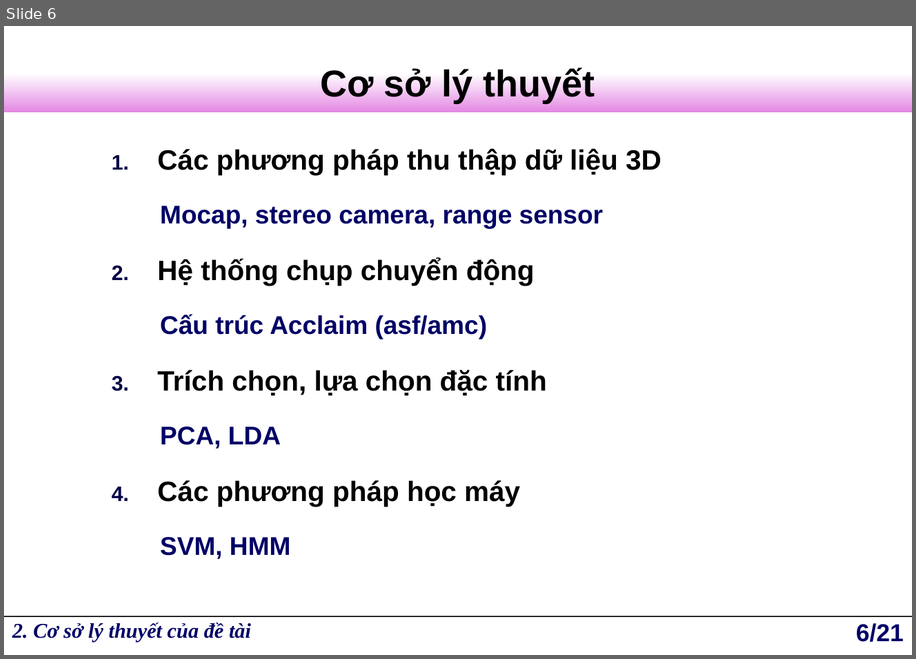
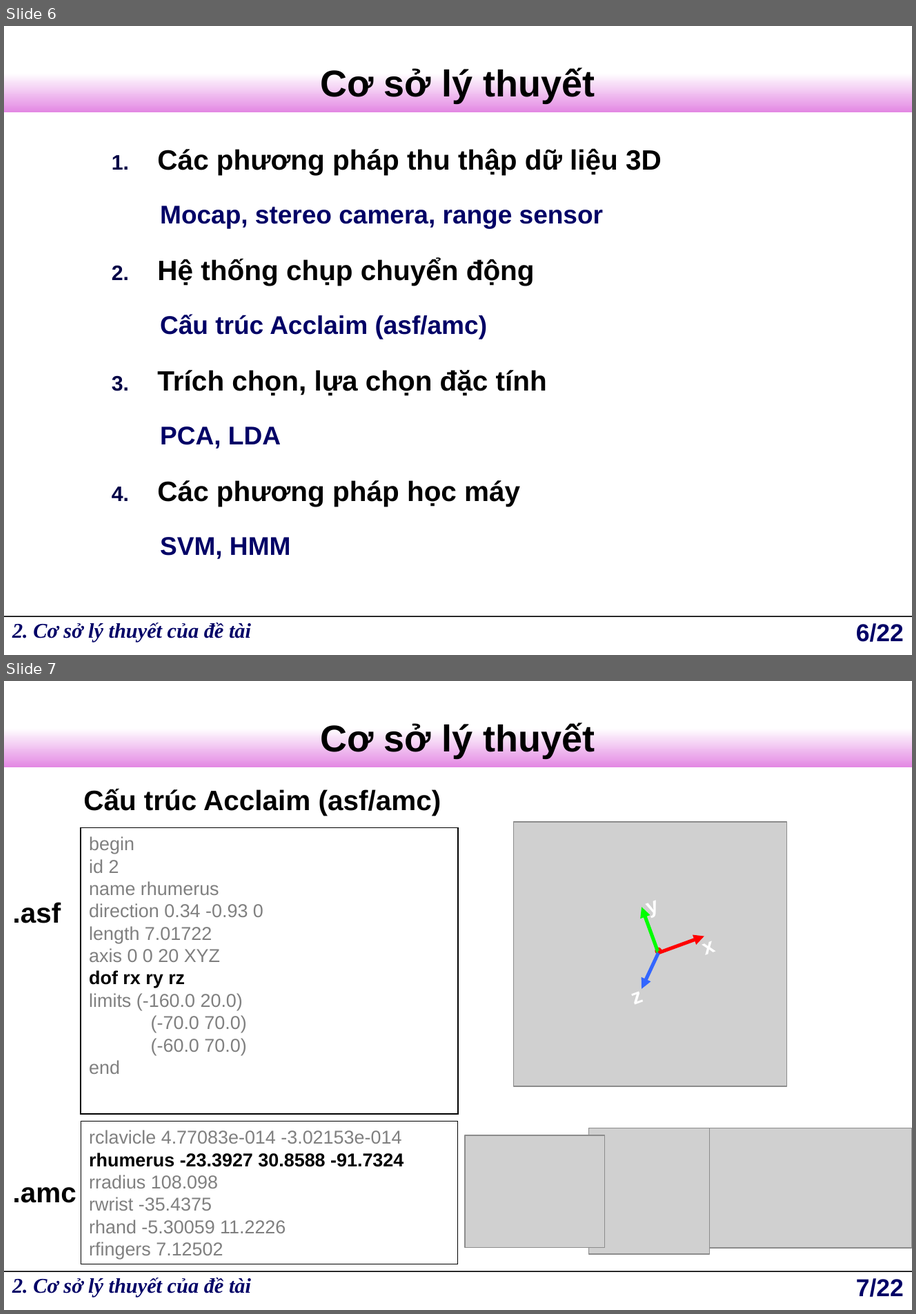
Before and after one commit to darian68/lv, a slide deck: Bao_Cao_Luan_Van.ppt. Shown one above the other, each under a label of ours: slide 6 before the commit, slides 6 and 7 after it. The pictures are 916x659 and 916x1314 pixels, drawn with LibreOffice and Linux fonts; fonts in the diff are those of the drawing; grey boxes stand for pictures; background and template pictures are left out. Boxes give left, top, right and bottom in pixels: in the first picture for what was removed or moved away, otherwise in the second. Text is boxed around its words. In the diff, an @@ line names an element or a change of style, - is before the commit and + after.

```diff
--- a/Bao_Cao_Luan_Van.ppt
+++ b/Bao_Cao_Luan_Van.ppt
@@ slide 7 added at box(4, 681, 912, 1310), background #FFFFFF; not listed: 2 template elements that a slide beside it also shows @@
@@ title added at box(321, 722, 595, 758), 32 pt, text #000000, bold @@
+Cơ sở lý thuyết
@@ text added at box(83, 789, 441, 816), 24 pt, text #000000, bold @@
+Cấu trúc Acclaim (asf/amc)
@@ picture added at box(513, 822, 786, 1085) @@
@@ rectangle added at box(81, 827, 458, 1113), outline #000000 0.99 pt, 16 pt, text #808080 @@
+begin
+id 2
+name rhumerus
+direction 0.34 -0.93 0
+length 7.01722
+axis 0 0 20 XYZ
+dof rx ry rz
+limits (-160.0 20.0)
+(-70.0 70.0)
+(-60.0 70.0)
+end
@@ text added at box(13, 902, 61, 923), 24 pt, text #000000, bold @@
+.asf
@@ group added at box(634, 900, 716, 1004): 3 arrows, 3 texts, 1 ellipse @@
+x
+z
+y
@@ rectangle added at box(81, 1121, 458, 1263), outline #000000 0.74 pt, 16 pt, text #808080 @@
+rclavicle 4.77083e-014 -3.02153e-014
+rhumerus -23.3927 30.8588 -91.7324
+rradius 108.098
+rwrist -35.4375
+rhand -5.30059 11.2226
+rfingers 7.12502
@@ picture added at box(465, 1135, 604, 1247) @@
@@ picture added at box(588, 1127, 709, 1253) @@
@@ picture added at box(709, 1127, 912, 1247) @@
@@ text added at box(13, 1187, 76, 1203), 24 pt, text #000000, bold @@
+.amc
@@ text added at box(12, 1277, 251, 1297), 18 pt, text #000066, bold, italic @@
+2. Cơ sở lý thuyết của đề tài
@@ page number added at box(856, 1278, 904, 1296), 21 pt, text #000066, bold @@
+7/22
@@ page number at box(856, 623, 904, 641): text changed @@
-6/21
+6/22
```
Also in this commit, not shown: 1 slide changed, 4 other files.
